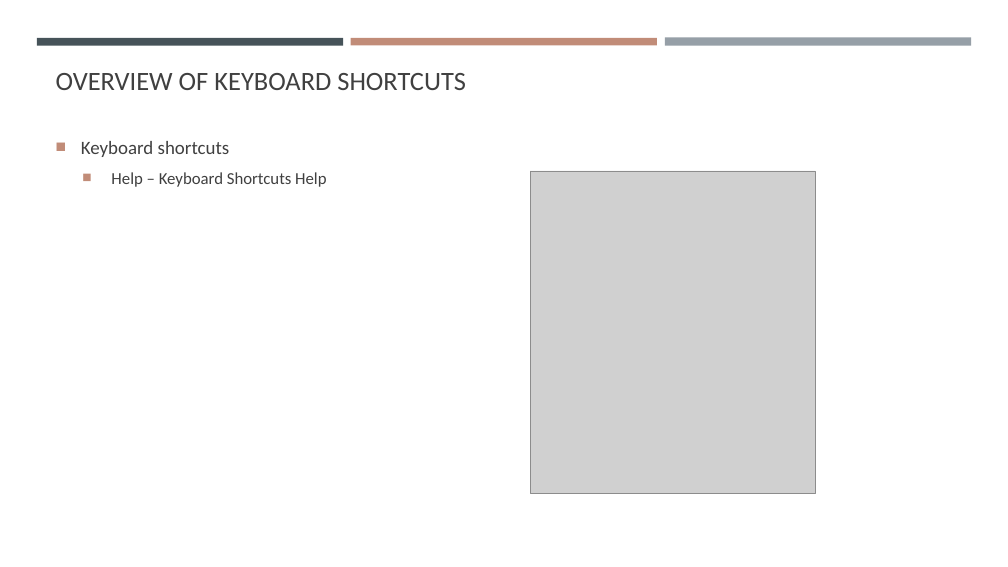
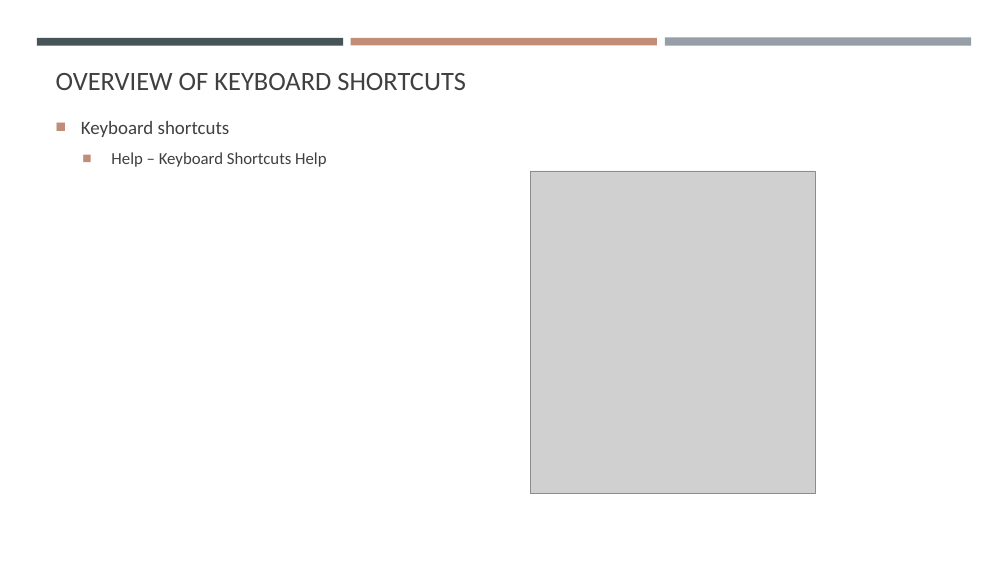
Before and after one commit to gisynw/geog-247, a slide deck: slide 10 of docs/Lectures/Week01/Week01_Intro.pptx. Drawn at 1008x567 pixels with LibreOffice and Linux fonts; fonts in the diff are those of the drawing; grey boxes stand for pictures. Boxes give left, top, right and bottom in pixels: in the first picture for what was removed or moved away, otherwise in the second. Text is boxed around its words. In the diff, an @@ line names an element or a change of style, - is before the commit and + after.

```diff
--- a/docs/Lectures/Week01/Week01_Intro.pptx
+++ b/docs/Lectures/Week01/Week01_Intro.pptx
@@ text "Keyboard shortcuts": place and size @@
-text "Keyboard shortcuts" at box(81, 141, 326, 187)
+text "Keyboard shortcuts" at box(81, 121, 326, 167)
```
Also in this commit, not shown: 5 other slides changed, 2 slides added, 1 slide removed, 12 other files.
